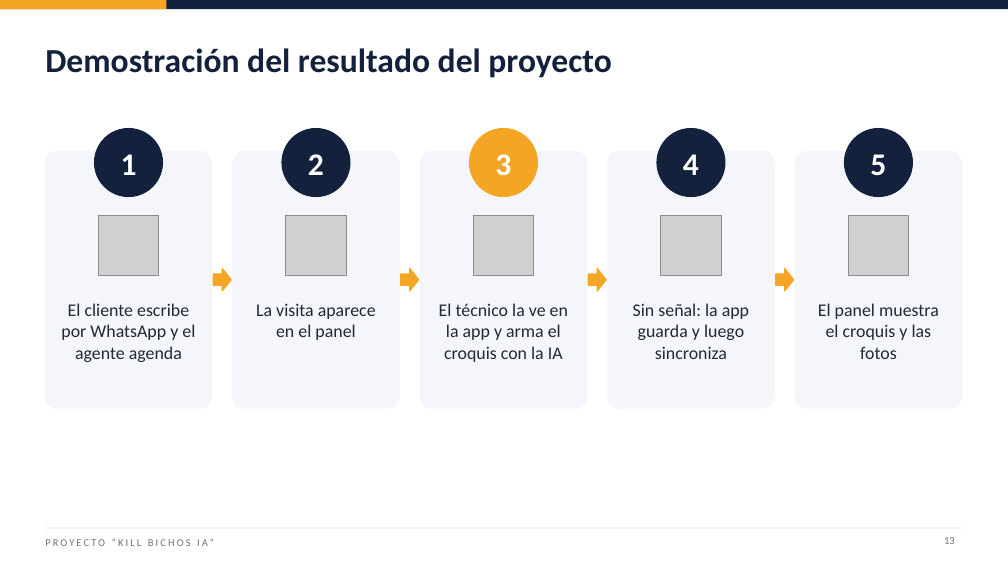
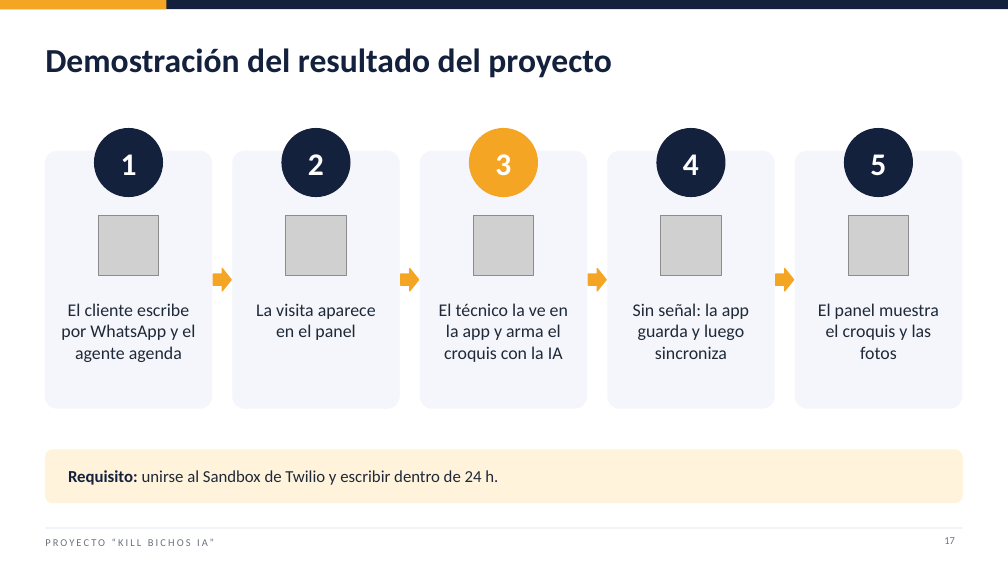
Before and after one commit to j4vierlb/PROYECTO-TESIS-, a slide deck: slide 17 of Fase 2/Evidencias Proyecto/Presentación Final del proyecto (Español).pptx (slide 13 before the commit). Drawn at 1008x567 pixels with LibreOffice and Linux fonts; fonts in the diff are those of the drawing; grey boxes stand for pictures; background and template pictures are left out. Boxes give left, top, right and bottom in pixels: in the first picture for what was removed or moved away, otherwise in the second. Text is boxed around its words. In the diff, an @@ line names an element or a change of style, - is before the commit and + after.

```diff
--- a/Fase 2/Evidencias Proyecto/Presentación Final del proyecto (Español).pptx
+++ b/Fase 2/Evidencias Proyecto/Presentación Final del proyecto (Español).pptx
@@ rounded rectangle added at [45, 450, 963, 503], fill #FFF3DC, outline #FFF3DC 1 pt @@
@@ text added at [68, 470, 498, 485], 16 pt, text #1F2937 @@
+Requisito: unirse al Sandbox de Twilio y escribir dentro de 24 h.
@@ page number at [944, 537, 955, 544]: text changed @@
-13
+17
```
Also in this commit, not shown: 12 other slides changed, 1 slide added, 3 other files.
